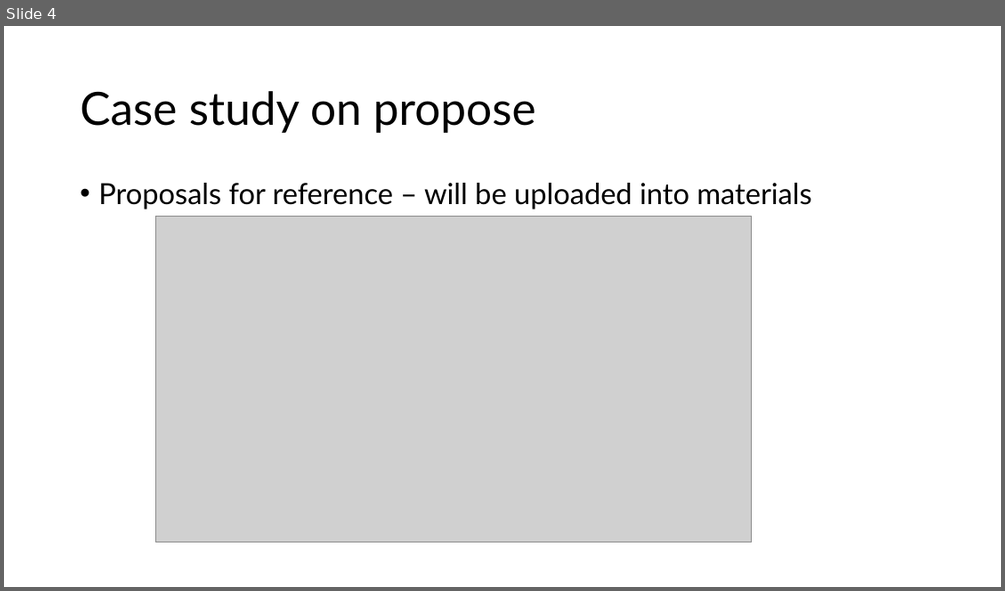
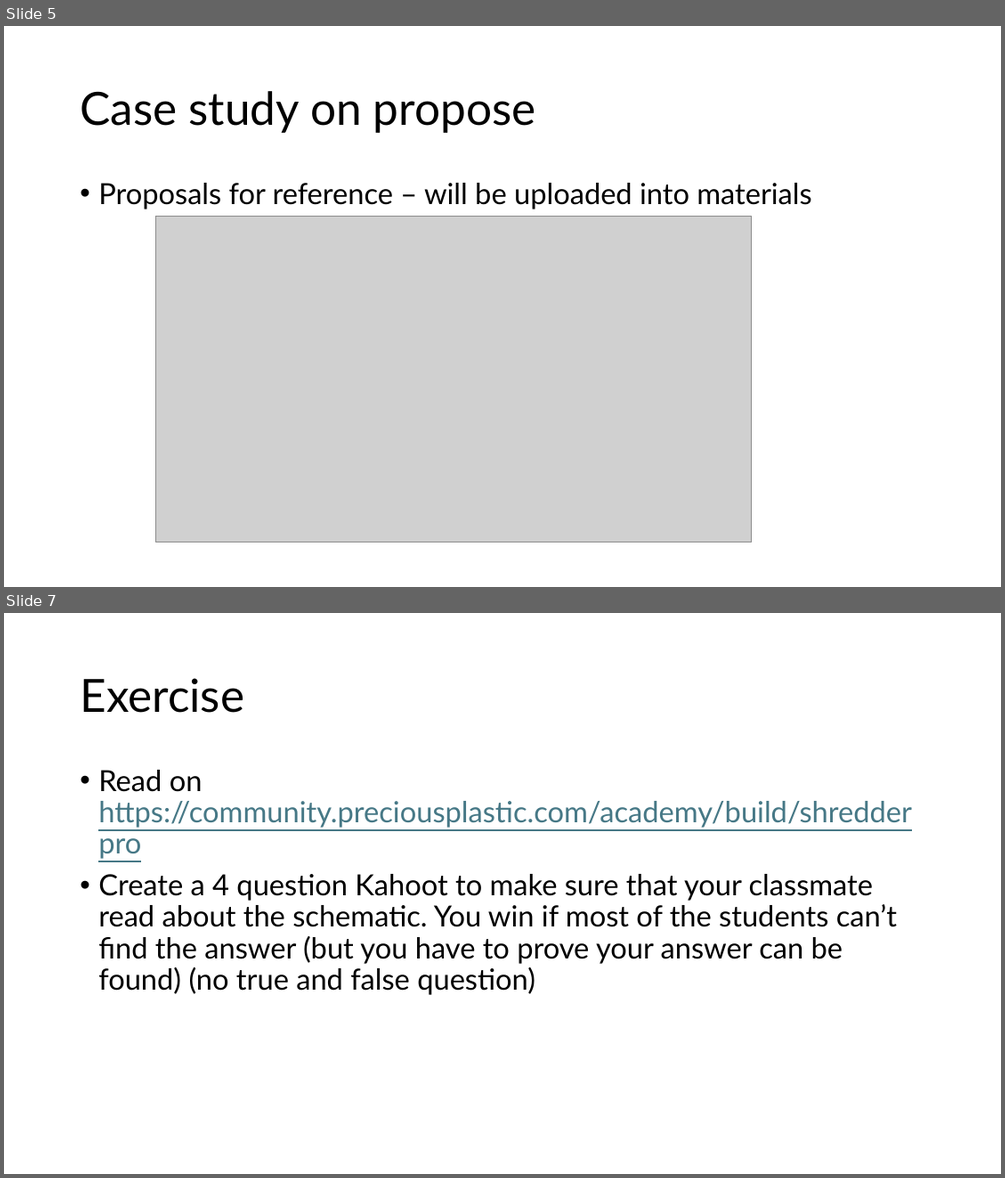
Before and after one commit to JLNU-EETC3433/courseware, a slide deck: 20241101-lesson6.pptx. Shown one above the other, each under a label of ours: slide 4 before the commit, slides 5 and 7 after it; the slides between them are not shown. The pictures are 1005x591 and 1005x1178 pixels, drawn with LibreOffice and Linux fonts; fonts in the diff are those of the drawing; grey boxes stand for pictures. Boxes give left, top, right and bottom in pixels: in the first picture for what was removed or moved away, otherwise in the second. Text is boxed around its words. In the diff, an @@ line names an element or a change of style, - is before the commit and + after.

```diff
--- a/20241101-lesson6.pptx
+++ b/20241101-lesson6.pptx
@@ slide 7 added at (4, 613, 1001, 1174), background #FFFFFF @@
@@ title added at (80, 678, 244, 713), 44 pt, text #000000 @@
+Exercise
@@ text added at (98, 770, 912, 995), 28 pt, text #000000 @@
+• Read on https://community.preciousplastic.com/academy/build/shredderpro
+• Create a 4 question Kahoot to make sure that your classmate read about the schematic. You win if most of the students can’t find the answer (but you have to prove your answer can be found) (no true and false question)
@@ what was slide 4 is now slide 5 @@
```
Also in this commit, not shown: 3 slides changed, 2 other slides added.
